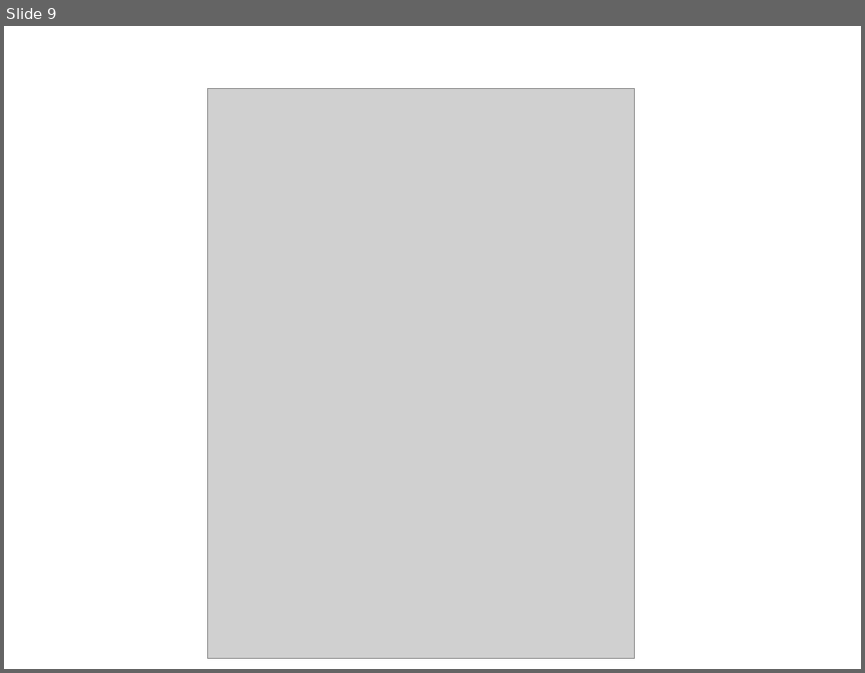
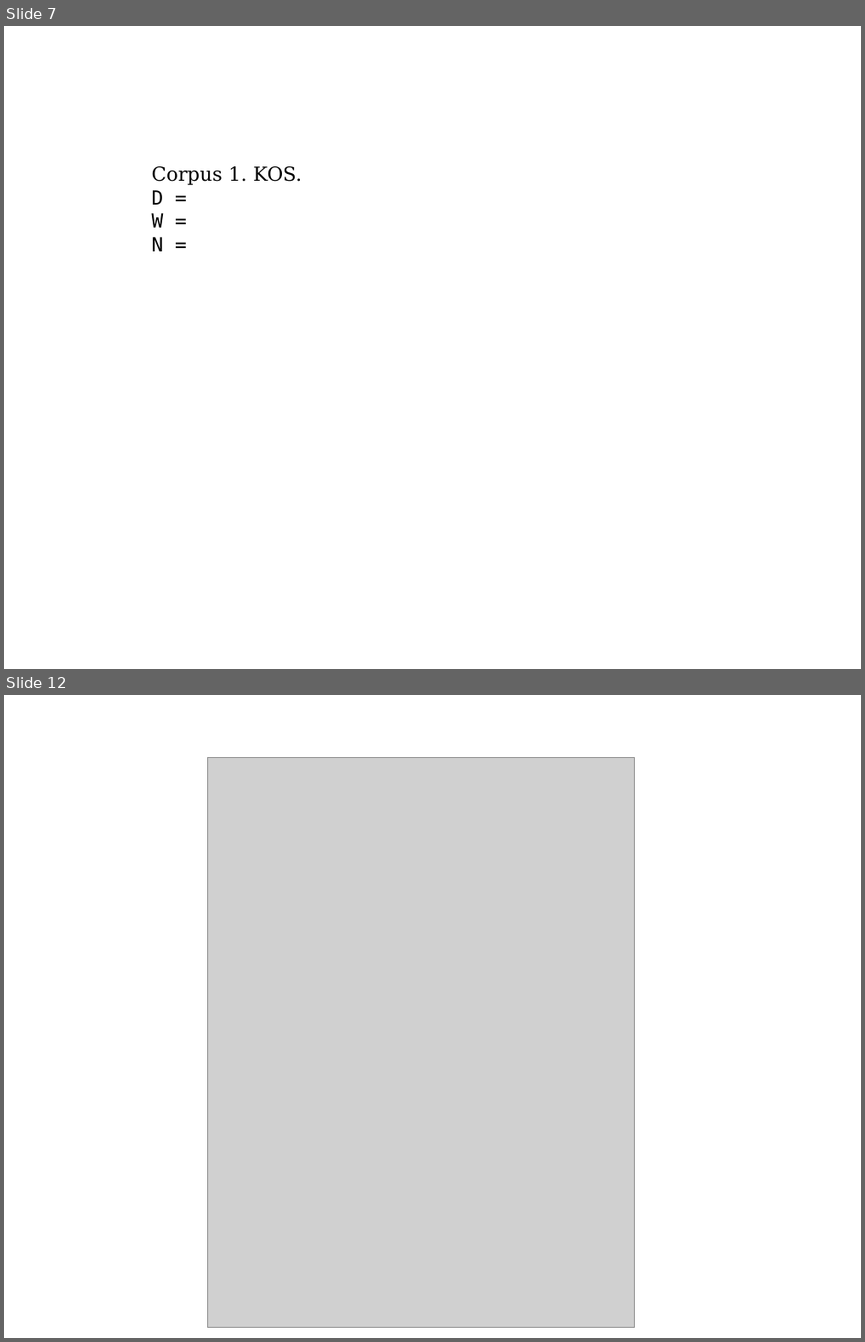
Before and after one commit to vitalv/doc-clustering-topic-modeling, a slide deck: doc-clustering-topic-modeling.odp. Shown one above the other, each under a label of ours: slide 9 before the commit, slides 7 and 12 after it; the slides between them are not shown. The pictures are 865x673 and 865x1342 pixels, drawn with LibreOffice and Linux fonts; fonts in the diff are those of the drawing; grey boxes stand for pictures. Boxes give left, top, right and bottom in pixels: in the first picture for what was removed or moved away, otherwise in the second. Text is boxed around its words. In the diff, an @@ line names an element or a change of style, - is before the commit and + after.

```diff
--- a/doc-clustering-topic-modeling.odp
+++ b/doc-clustering-topic-modeling.odp
@@ slide 7 added at (4, 26, 861, 669), background #FFFFFF @@
@@ text added at (152, 166, 302, 251), 18 pt, text #000000 @@
+Corpus 1. KOS.
+D =
+W =
+N =
@@ what was slide 9 is now slide 12 @@
```
Also in this commit, not shown: 4 slides changed, 2 other slides added, 3 other files.
